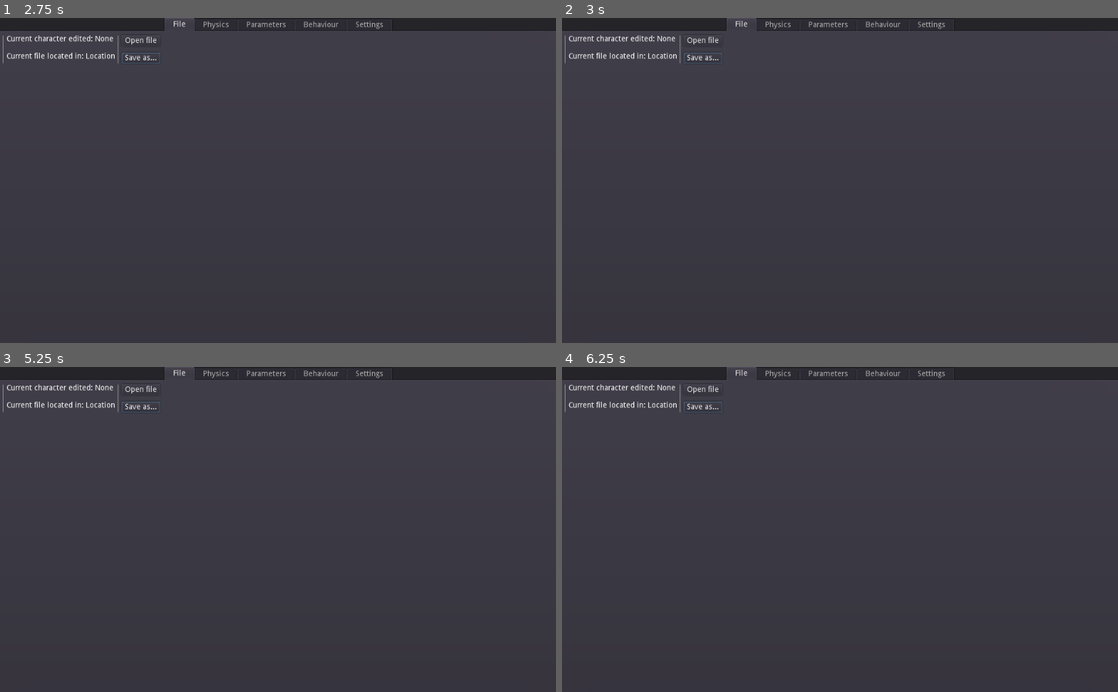
Above: before the commit, frames 1-4 (two rows, left to right).
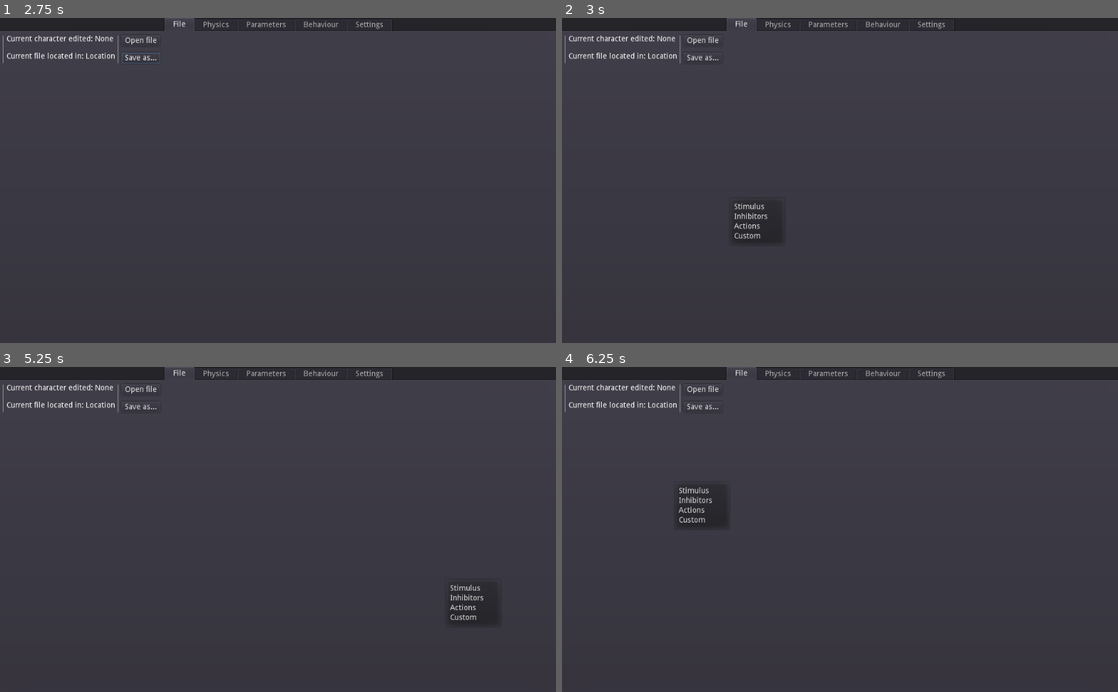
Above: after the commit, the same moments.

Repository: RiseRobotRise/CharacterStudio
Game: Godot game, scene res://AI_Editor.tscn
The game is run twice, just before and just after one commit, with the same random seed, the same clock (stepped at 60 frames per second) and the same inputs.
Inputs (mouse positions are in pixels of both pictures, inside the frame that each line leads up to):
- Up to frame 1 (2.75 s): click "Open file" at 0.5 s; click "Save as..." at 1.25 s; move the mouse to (400, 164) at 2.02 s; hold Shift (Shift) from 2.03 s (still down)
- Up to frame 2 (3 s): move the mouse to (728, 196) at 2.77 s; release Shift (Shift) at 2.78 s; hold A from 2.78 s (still down); tap Shift (Shift) at 2.85 s
- Up to frame 3 (5.25 s): move the mouse to (333, 458) at 3.52 s; release A at 3.53 s; hold Delete 3.53-4.28 s; tap Shift (Shift) at 3.8, 4.35 s; move the mouse to (250, 594) at 4.27 s; move the mouse to (444, 578) at 5.02 s; hold A from 5.03 s (still down); hold Shift (Shift) from 5.03 s (still down)
- Up to frame 4 (6.25 s): keep holding A; move the mouse to (673, 480) at 5.77 s; release Shift (Shift) at 5.78 s; tap Delete at 5.85 s; tap Shift (Shift) at 6.05 s

Frame 1 is identical in both runs. In frame 2, 0.2% of the frame differs, in the area x 21-37%, y 10-68%; in frame 3, 0.2%; in frame 4, 0.2%.
Error before the commit: Invalid set index 'rect_position' (on base: 'null instance') with value of type 'Vector2'. (res://Graph_compiler.gd:38)

Commit message:
fix shortcut to menu

Diff:
--- a/Graph_compiler.gd
+++ b/Graph_compiler.gd
@@ -35,8 +35,8 @@
 func _input(event):
 	if event is InputEventKey:
 		if Input.is_action_pressed("Shift") and Input.is_key_pressed(KEY_A):
-			$MainMenu.rect_position = get_tree().get_root().get_mouse_position()
-			$MainMenu.popup()
+			$Behaviors.rect_position = get_tree().get_root().get_mouse_position()
+			$Behaviors.popup()
 		if Input.is_key_pressed(KEY_DELETE) and Currently_selected != null:
 			var all_connections : Array = get_connection_list()
 			for connection in all_connections:
